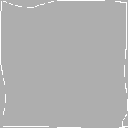
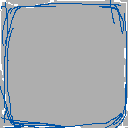
Layered file, before and after one edit (128×128). Changes by layer:
added layer "Layer 3" above "Layer 2" over [0, 0, 128, 128]
